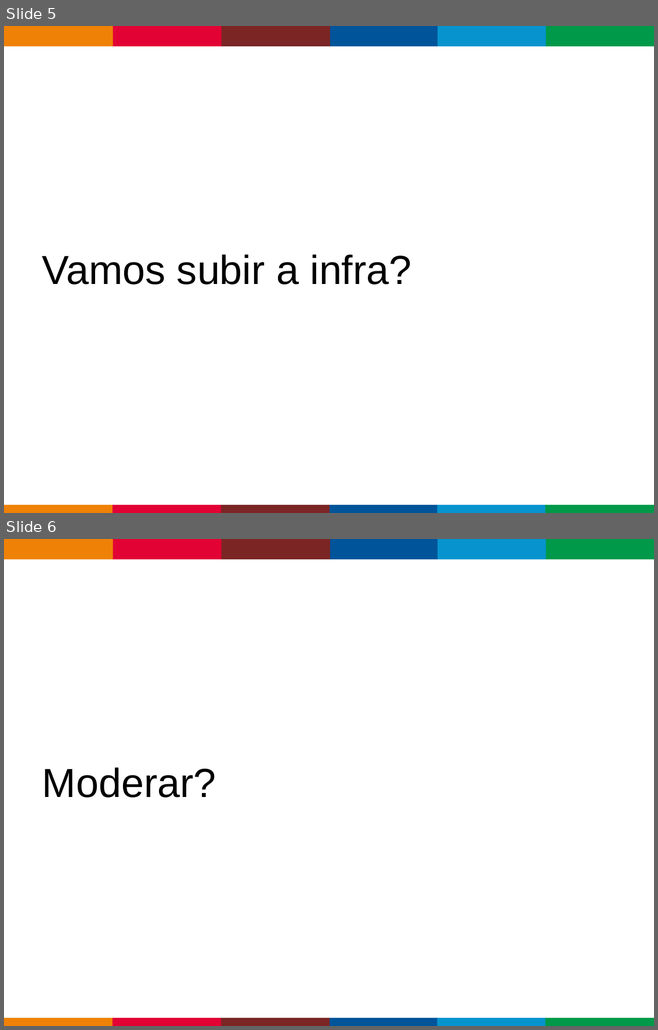
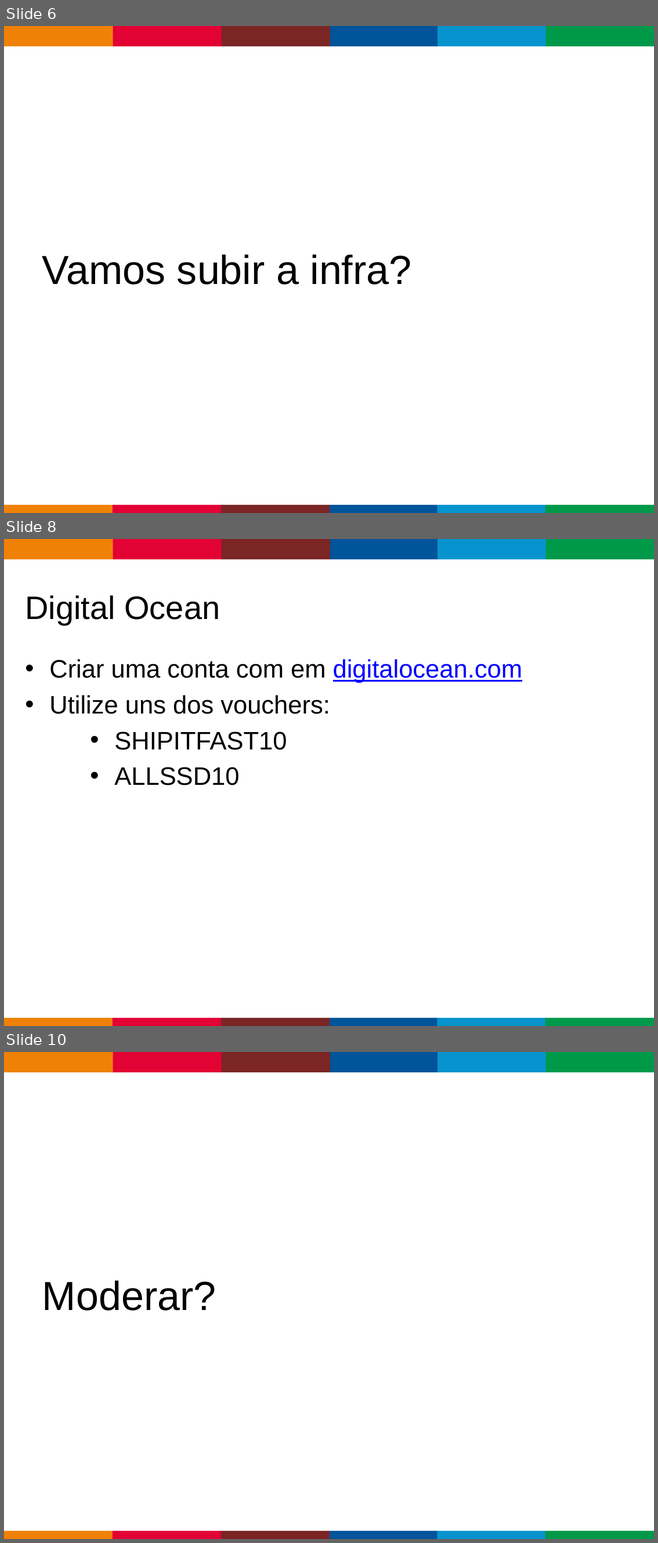
Before and after one commit to ficosta/TDC-2014-TvDigital-Twitter, a slide deck: Twitter e TV DIGITAL.pptx. Shown one above the other, each under a label of ours: slides 5 and 6 before the commit, slides 6, 8 and 10 after it; the slides between them are not shown. The pictures are 658x1030 and 658x1543 pixels, drawn with LibreOffice and Linux fonts; fonts in the diff are those of the drawing; background and template pictures are left out. Boxes give left, top, right and bottom in pixels: in the first picture for what was removed or moved away, otherwise in the second. Text is boxed around its words. In the diff, an @@ line names an element or a change of style, - is before the commit and + after.

```diff
--- a/Twitter e TV DIGITAL.pptx
+++ b/Twitter e TV DIGITAL.pptx
@@ slide 8 added at [4, 539, 654, 1026], background #FFFFFF; not listed: 13 template elements that a slide beside it also shows @@
@@ title added at [25, 595, 220, 625], 36 pt, text #000000 @@
+Digital Ocean
@@ text added at [49, 659, 523, 785], 28 pt, text #000000 @@
+• Criar uma conta com em digitalocean.com
+• Utilize uns dos vouchers:
+    • SHIPITFAST10
+    • ALLSSD10
@@ what was slide 5 is now slide 6 @@
@@ what was slide 6 is now slide 10 @@
```
Also in this commit, not shown: 6 slides changed, 6 other slides added, 1 slide removed, 3 other files.
